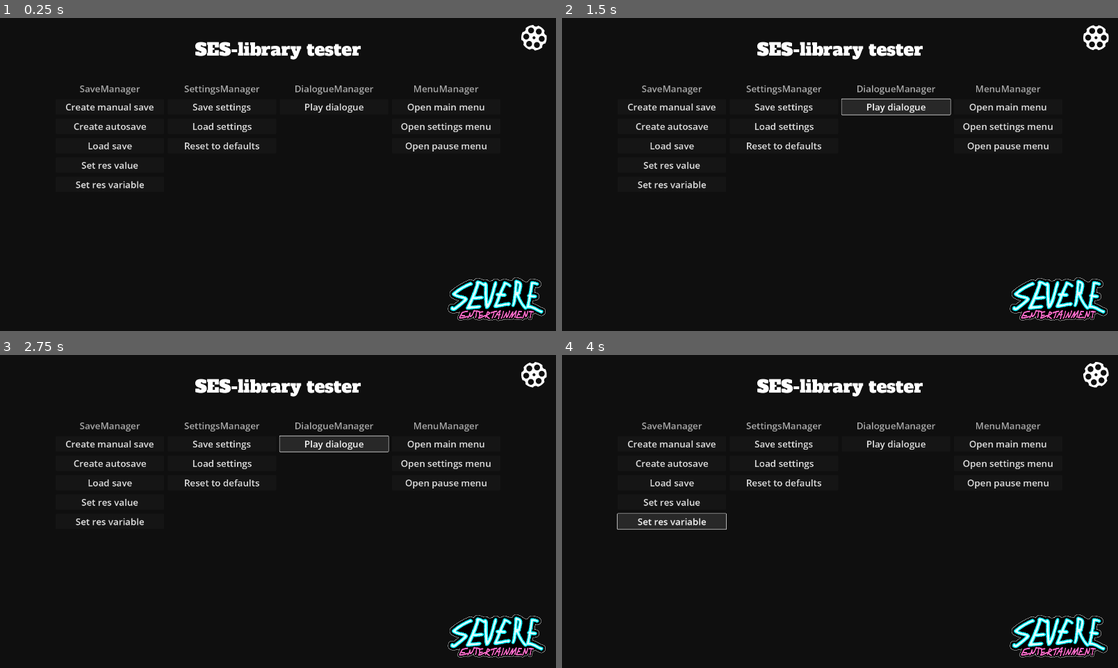
Above: before the commit, frames 1-4 (two rows, left to right).
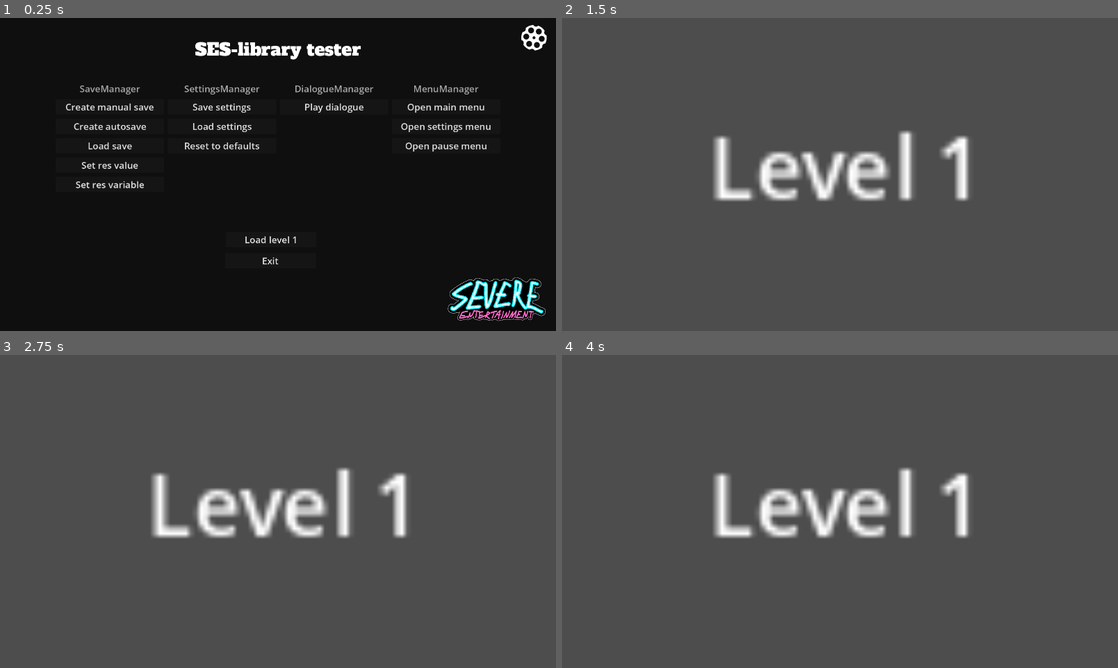
Above: after the commit, the same moments.

Repository: OGSesetti/ses-library
Game: Godot game, scene res://ses/menu manager/scenes/independent menus/testmenu.tscn
Two runs of this game, one before a commit and one after it. Both use one fixed random seed, a clock stepped at 60 frames per second and the inputs below.
Inputs (mouse positions are in pixels of both pictures, inside the frame that each line leads up to):
- Up to frame 1 (0.25 s): no input
- Up to frame 2 (1.5 s): click (834, 240) at 0.5 s, where only the run after the commit has a clickable "Load level 1"; click (895, 105) at 1.25 s, where only the run before the commit has a clickable "Play dialogue"
- Up to frame 3 (2.75 s): click (333, 442) at 2 s, where only the run before the commit has a clickable "Play dialogue"
- Up to frame 4 (4 s): click (673, 502) at 2.75 s, where only the run before the commit has a clickable "Set res value"; click (673, 520) at 3.5 s, where only the run before the commit has a clickable "Set res variable"

The runs differ from the first frame. In frame 1, 0.1% of the frame differs, in the area x 44-54%, y 69-79%; in frame 2, 99%; in frame 3, 99%; in frame 4, 99%, in the area x 0-100%, y 0-100%.
Error in both runs: Invalid access to property or key 'list' on a base object of type 'null instance'. (res://ses/settings)

Commit message:
Done for now
SES-library "done".
Create the game in another branch.

Diff:
--- a/game/scenes/levels/level1.tscn
+++ b/game/scenes/levels/level1.tscn
@@ -1,3 +1,23 @@
 [gd_scene format=3 uid="uid://bxs0q4e37jr02"]
 
 [node name="Level1" type="Node2D"]
+position = Vector2(953, 519)
+scale = Vector2(17.78, 17.78)
+
+[node name="Area2D" type="Area2D" parent="."]
+
+[node name="Label" type="Label" parent="Area2D"]
+anchors_preset = 15
+anchor_right = 1.0
+anchor_bottom = 1.0
+offset_left = -25.0
+offset_top = -12.0
+offset_right = 28.0
+offset_bottom = 11.0
+grow_horizontal = 2
+grow_vertical = 2
+text = "Level 1"
+
+[node name="Control" type="Control" parent="Area2D"]
+layout_mode = 3
+anchors_preset = 0
--- a/game/scripts/level_index.gd
+++ b/game/scripts/level_index.gd
@@ -1,4 +1,5 @@
 extends Node
 
-@export var level1 = "res://game/scenes/levels/level1.tscn"
-@export var level2 = "res://game/scenes/levels/level2.tscn"
+@export var Level1 = "res://game/scenes/levels/level1.tscn"
+@export var Level2 = "res://game/scenes/levels/level2.tscn"
+@export var TestMenu = "res://ses/menu manager/scenes/independent menus/testmenu.tscn"
--- a/game/scripts/main.gd
+++ b/game/scripts/main.gd
@@ -1,24 +1,66 @@
 extends Node
 
-@export var level_list: Dictionary
 @onready var world2D = $World2D
-@onready var gui = $Gui
+#@onready var gui = $Gui
+
+var thread: Thread
+
+var loaded_resource: PackedScene = null
+#var loading_screen: PackedScene = null
 
 
-var loading_screen: PackedScene = null
-var loaded_resource: PackedScene = null
 
-
-func _ready():
-	set_process(false)
+#func _ready():
+#	thread = Thread.new()
 
 
 func load_level(level_path: String):
-	var new_load_screen = loading_screen.instantiate()
-	add_child(new_load_screen)
-func _clear_level():
-	pass
+	var result = _load_level_not_in_thread(level_path)
+	if result != 0:
+		Ses.log(1, "Main", "ERROR Loading level at path:", level_path)
+		return
+	else:
+		get_tree().change_scene_to_packed(loaded_resource)
 
-func change_level(level_path: String):
-	_clear_level()
-	load_level(level_path)
+
+func _load_level_not_in_thread(level_path: String):
+	print("Thread inactive")
+	var _loaded_resource = ResourceLoader.load(level_path)
+	if !_loaded_resource:
+		return Error.ERR_FILE_NOT_FOUND
+	if _loaded_resource is not PackedScene:
+		return Error.ERR_FILE_UNRECOGNIZED
+	else:
+		loaded_resource = _loaded_resource
+		return Error.OK
+
+
+
+
+
+
+"""
+func _ready():
+	thread = Thread.new()
+
+
+func load_level(level_path: String):
+	var result = thread.start(_load_level_in_thread.bind(level_path))
+	if result != 0:
+		Ses.log(1, "Main", "ERROR Loading level at path:", level_path)
+		return
+	else:
+		get_tree().change_scene_to_packed(loaded_resource)
+
+
+func _load_level_in_thread(level_path: String):
+	print("Thread active")
+	var _loaded_resource = ResourceLoader.load(level_path)
+	if !_loaded_resource:
+		return Error.ERR_FILE_NOT_FOUND
+	if _loaded_resource is not PackedScene:
+		return Error.ERR_FILE_UNRECOGNIZED
+	else:
+		loaded_resource = _loaded_resource
+		return Error.OK
+"""
--- a/project.godot
+++ b/project.godot
@@ -26,6 +26,7 @@
 SignalManager="*res://ses/core components/signal_manager.gd"
 MenuManager="*res://ses/menu manager/scenes/menu_manager.tscn"
 LevelIndex="*res://game/scripts/level_index.gd"
+Main="*res://game/scenes/main.tscn"
 
 [display]
 
--- a/ses/menu manager/scenes/independent menus/testmenu.tscn
+++ b/ses/menu manager/scenes/independent menus/testmenu.tscn
@@ -328,8 +328,26 @@
 scale = Vector2(0.101, 0.1)
 texture = ExtResource("4_0ivil")
 
+[node name="LoadLevel" type="Button" parent="."]
+offset_left = 779.0
+offset_top = 738.0
+offset_right = 1093.0
+offset_bottom = 791.0
+theme_override_font_sizes/font_size = 32
+text = "Load level 1"
+
+[node name="Exit" type="Button" parent="."]
+offset_left = 777.0
+offset_top = 811.0
+offset_right = 1091.0
+offset_bottom = 864.0
+theme_override_font_sizes/font_size = 32
+text = "Exit"
+
 [connection signal="pressed" from="listContainer/testlists/MenuManager/MarginContainer4/openPauseMenu" to="." method="_on_open_pause_menu_pressed"]
 [connection signal="pressed" from="MarginContainer/VBoxContainer/New Game" to="." method="_on_new_game_pressed"]
 [connection signal="pressed" from="MarginContainer/VBoxContainer/Load Game" to="." method="_on_load_game_pressed"]
 [connection signal="pressed" from="MarginContainer/VBoxContainer/Settings" to="." method="_on_settings_pressed"]
 [connection signal="pressed" from="MarginContainer/VBoxContainer/Quit" to="." method="_on_quit_pressed"]
+[connection signal="pressed" from="LoadLevel" to="." method="_on_load_level_pressed"]
+[connection signal="pressed" from="Exit" to="." method="_on_exit_pressed"]
--- a/ses/menu manager/scripts/pause_menu.gd
+++ b/ses/menu manager/scripts/pause_menu.gd
@@ -36,7 +36,8 @@
 
 
 func _on_exit_to_main_menu_pressed() -> void:
-	get_tree().quit()
+	Main.load_level(LevelIndex.TestMenu)
+	MenuManager.global_menu_toggle_input()
 
 
 func on_ui_signal(id, cmd, data):
--- a/ses/menu manager/scripts/testmenu.gd
+++ b/ses/menu manager/scripts/testmenu.gd
@@ -84,3 +84,11 @@
 
 #func _on_open_pause_menu_pressed() -> void:
 #	pass # Replace with function body.
+
+
+func _on_load_level_pressed() -> void:
+	Main.load_level(LevelIndex.Level1)
+
+
+func _on_exit_pressed() -> void:
+	get_tree().quit()
